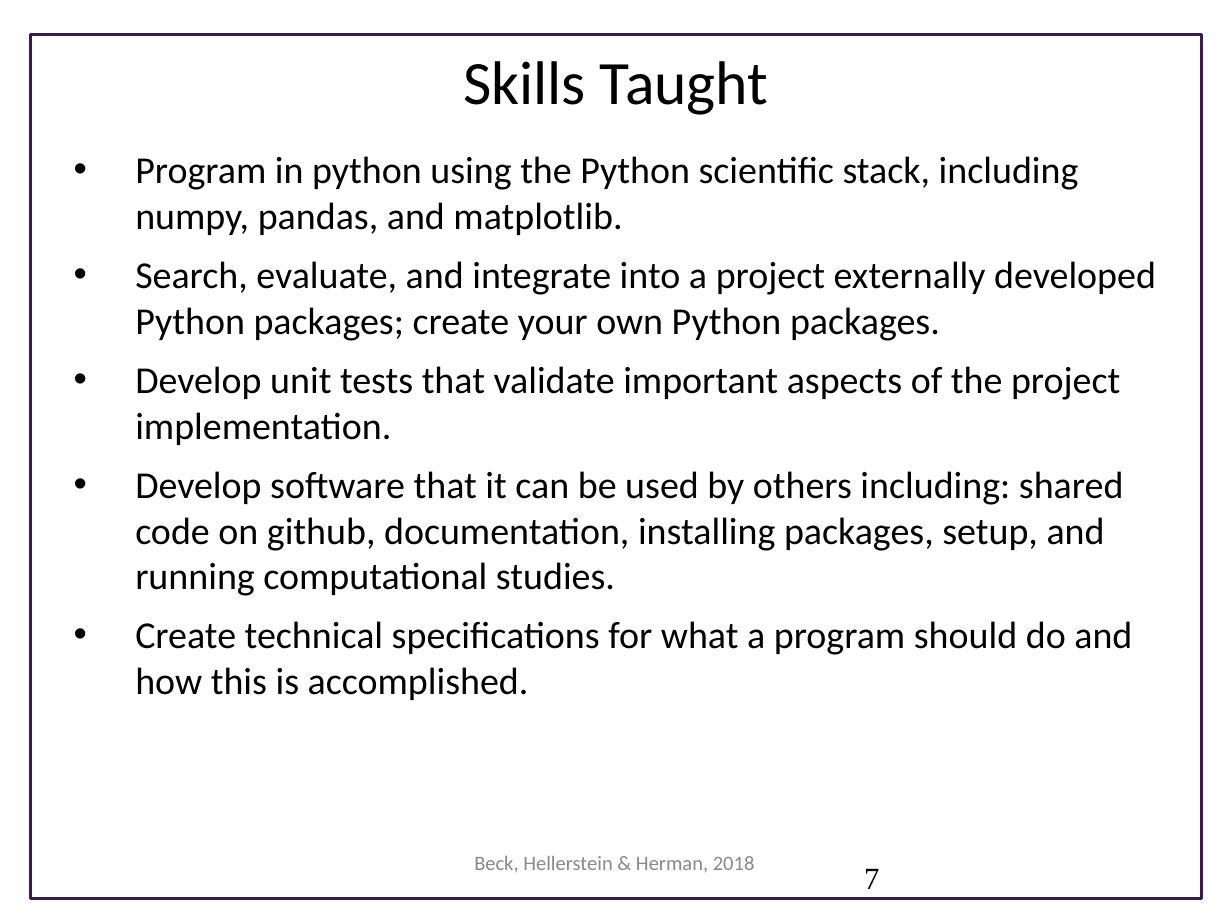
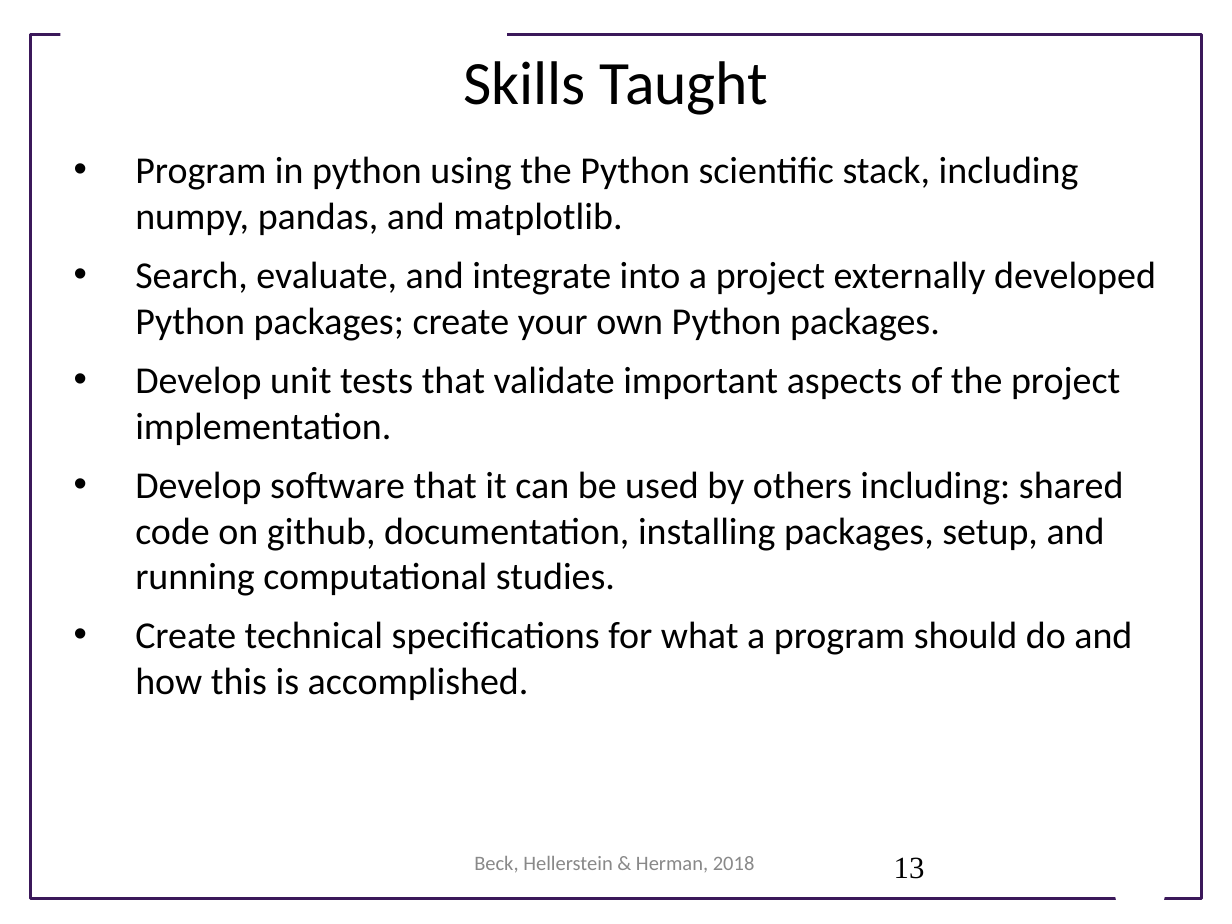
Before and after one commit to UWSEDS/LectureNotes, a slide deck: slide 13 of 01-Course-Introduction-And-Data-Essentials.ppt (slide 7 before the commit). Drawn at 1232x924 pixels with LibreOffice and Linux fonts; fonts in the diff are those of the drawing; background and template pictures are left out. Boxes give left, top, right and bottom in pixels: in the first picture for what was removed or moved away, otherwise in the second. Text is boxed around its words. In the diff, an @@ line names an element or a change of style, - is before the commit and + after.

```diff
--- a/01-Course-Introduction-And-Data-Essentials.ppt
+++ b/01-Course-Introduction-And-Data-Essentials.ppt
@@ rectangle added at (60,21,506,51), fill #FFFFFF @@
@@ page number removed at (864,868,879,889) @@
-7
@@ page number added at (894,857,925,879), 18 pt, text #000000 @@
+13
@@ freeform shape added at (1105,860,1174,904), fill #FFFFFF @@
```
Also in this commit, not shown: 1 other slide changed.
